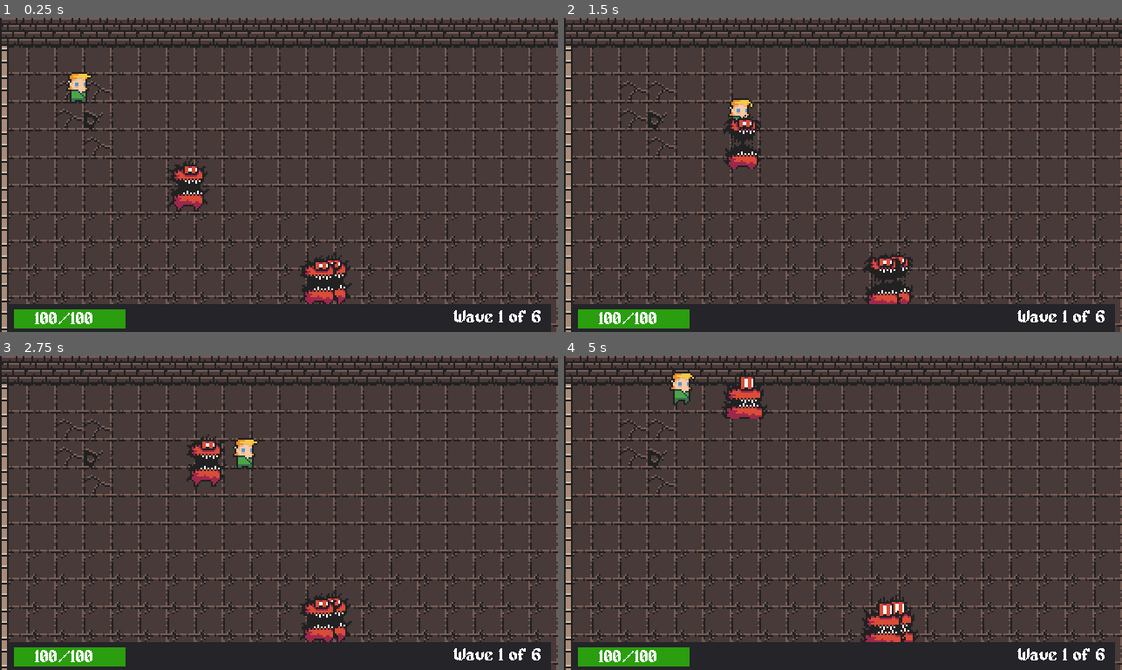
Above: before the commit, frames 1-4 (two rows, left to right).
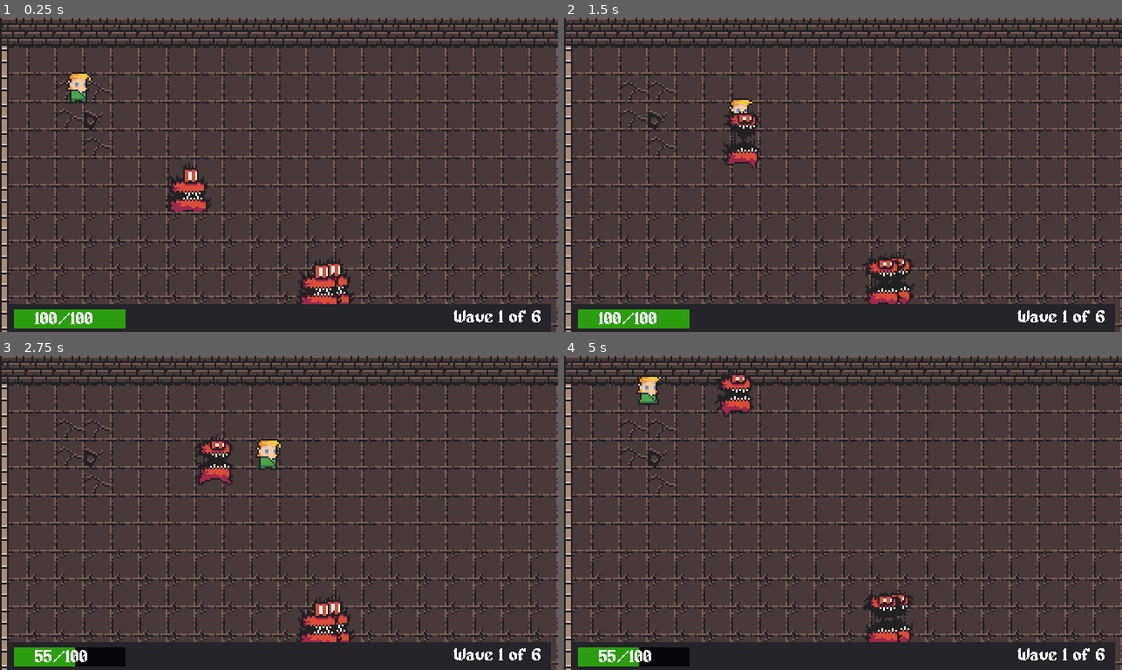
Above: after the commit, the same moments.

Repository: sandroscosta/uevora-dungeon-legacy
Game: Godot game, scene res://src/scenes/Game.tscn
The game is run twice, just before and just after one commit, with the same random seed, the same clock (stepped at 60 frames per second) and the same inputs.
Inputs:
- Up to frame 1 (0.25 s): no input
- Up to frame 2 (1.5 s): hold Right (ui_right) 0.53-1.28 s; hold Down (ui_down) from 1.28 s (still down)
- Up to frame 3 (2.75 s): release Down (ui_down) at 2.03 s; hold Right (ui_right) from 2.03 s (still down)
- Up to frame 4 (5 s): release Right (ui_right) at 2.78 s; hold Up (ui_up) 2.78-3.53 s; hold Left (ui_left) from 3.53 s (still down)

The runs differ from the first frame. In frame 1, 1.7% of the frame differs, in the area x 15-64%, y 17-92%; in frame 2, 1.1%; in frame 3, 3.0%; in frame 4, 3.1%, in the area x 6-64%, y 4-99%.

Commit message:
feat: add knife attack

Diff:
--- a/project.godot
+++ b/project.godot
@@ -62,6 +62,17 @@
 "svg/scale": 1.0
 }
 
+[input]
+
+ui_home={
+"deadzone": 0.5,
+"events": [  ]
+}
+ui_end={
+"deadzone": 0.5,
+"events": [  ]
+}
+
 [layer_names]
 
 2d_physics/layer_1="Environment"
--- a/src/scenes/EnemyBase.tscn
+++ b/src/scenes/EnemyBase.tscn
@@ -1,10 +1,14 @@
-[gd_scene load_steps=10 format=2]
+[gd_scene load_steps=14 format=2]
 
 [ext_resource path="res://assets/sprites/frames/big_demon_idle_anim_f0.png" type="Texture" id=1]
 [ext_resource path="res://assets/sprites/frames/big_demon_idle_anim_f1.png" type="Texture" id=2]
 [ext_resource path="res://assets/sprites/frames/big_demon_idle_anim_f2.png" type="Texture" id=3]
 [ext_resource path="res://assets/sprites/frames/big_demon_idle_anim_f3.png" type="Texture" id=4]
 [ext_resource path="res://src/scripts/EnemyBase.gd" type="Script" id=5]
+[ext_resource path="res://assets/sprites/frames/big_demon_run_anim_f2.png" type="Texture" id=6]
+[ext_resource path="res://assets/sprites/frames/big_demon_run_anim_f1.png" type="Texture" id=7]
+[ext_resource path="res://assets/sprites/frames/big_demon_run_anim_f0.png" type="Texture" id=8]
+[ext_resource path="res://assets/sprites/frames/big_demon_run_anim_f3.png" type="Texture" id=9]
 
 [sub_resource type="SpriteFrames" id=1]
 animations = [ {
@@ -12,10 +16,15 @@
 "loop": true,
 "name": "idle",
 "speed": 5.0
+}, {
+"frames": [ ExtResource( 8 ), ExtResource( 7 ), ExtResource( 6 ), ExtResource( 9 ) ],
+"loop": true,
+"name": "run",
+"speed": 5.0
 } ]
 
-[sub_resource type="CapsuleShape2D" id=2]
-height = 0.0
+[sub_resource type="RectangleShape2D" id=5]
+extents = Vector2( 12, 10.5 )
 
 [sub_resource type="ShaderMaterial" id=4]
 
@@ -30,19 +39,25 @@
 [node name="AnimatedSprite" type="AnimatedSprite" parent="."]
 frames = SubResource( 1 )
 animation = "idle"
-frame = 3
+frame = 2
 playing = true
 
 [node name="AttackCollision" type="CollisionShape2D" parent="."]
-position = Vector2( 0, 8 )
-shape = SubResource( 2 )
+position = Vector2( 0, 7.5 )
+shape = SubResource( 5 )
 
 [node name="ChaseArea" type="Area2D" parent="."]
 collision_mask = 2
+__meta__ = {
+"_edit_lock_": true
+}
 
 [node name="CollisionShape2D" type="CollisionShape2D" parent="ChaseArea"]
 modulate = Color( 0.188235, 0.176471, 0.411765, 1 )
 material = SubResource( 4 )
 shape = SubResource( 3 )
+__meta__ = {
+"_edit_lock_": true
+}
 
 [connection signal="body_entered" from="ChaseArea" to="." method="_on_ChaseArea_body_entered"]
--- a/src/scenes/Player.tscn
+++ b/src/scenes/Player.tscn
@@ -43,6 +43,7 @@
 [node name="AnimatedSprite" type="AnimatedSprite" parent="."]
 frames = SubResource( 2 )
 animation = "idle"
+frame = 2
 playing = true
 
 [node name="CollisionShape2D" type="CollisionShape2D" parent="."]
@@ -64,4 +65,7 @@
 position = Vector2( 0, 5 )
 shape = SubResource( 3 )
 
+[node name="Aim" type="Position2D" parent="."]
+position = Vector2( 0, 8 )
+
 [connection signal="body_entered" from="HurtBox" to="." method="_on_HurtBox_body_entered"]
--- /dev/null
+++ b/src/scenes/WeaponKnife.tscn
@@ -0,0 +1,67 @@
+[gd_scene load_steps=6 format=2]
+
+[ext_resource path="res://assets/sprites/frames/weapon_knife.png" type="Texture" id=1]
+[ext_resource path="res://src/scripts/WeaponKnife.gd" type="Script" id=2]
+
+[sub_resource type="CircleShape2D" id=1]
+radius = 6.0
+
+[sub_resource type="Animation" id=3]
+length = 0.001
+tracks/0/type = "value"
+tracks/0/path = NodePath("Sprite:texture")
+tracks/0/interp = 1
+tracks/0/loop_wrap = true
+tracks/0/imported = false
+tracks/0/enabled = true
+tracks/0/keys = {
+"times": PoolRealArray( 0 ),
+"transitions": PoolRealArray( 1 ),
+"update": 0,
+"values": [ ExtResource( 1 ) ]
+}
+tracks/1/type = "value"
+tracks/1/path = NodePath("Sprite:rotation_degrees")
+tracks/1/interp = 1
+tracks/1/loop_wrap = true
+tracks/1/imported = false
+tracks/1/enabled = true
+tracks/1/keys = {
+"times": PoolRealArray( 0 ),
+"transitions": PoolRealArray( 1 ),
+"update": 0,
+"values": [ 90.0 ]
+}
+
+[sub_resource type="Animation" id=2]
+resource_name = "throw"
+length = 0.8
+loop = true
+tracks/0/type = "value"
+tracks/0/path = NodePath("Sprite:rotation_degrees")
+tracks/0/interp = 1
+tracks/0/loop_wrap = true
+tracks/0/imported = false
+tracks/0/enabled = true
+tracks/0/keys = {
+"times": PoolRealArray( 0, 0.2, 0.4, 0.6, 0.8 ),
+"transitions": PoolRealArray( 1, 1, 1, 1, 1 ),
+"update": 0,
+"values": [ 90.0, 180.0, 270.0, 360.0, 450.0 ]
+}
+
+[node name="WeaponKnife" type="Area2D"]
+script = ExtResource( 2 )
+
+[node name="Sprite" type="Sprite" parent="."]
+rotation = 1.5708
+texture = ExtResource( 1 )
+
+[node name="CollisionShape2D" type="CollisionShape2D" parent="."]
+shape = SubResource( 1 )
+
+[node name="AnimationPlayer" type="AnimationPlayer" parent="."]
+anims/RESET = SubResource( 3 )
+anims/throw = SubResource( 2 )
+
+[connection signal="body_entered" from="." to="." method="_on_WeaponKnife_body_entered"]
--- a/src/scripts/EnemyBase.gd
+++ b/src/scripts/EnemyBase.gd
@@ -6,16 +6,19 @@
 var chase : bool = false
 
 onready var player = get_tree().get_nodes_in_group("player")[0]
+onready var animationSprite = get_node("AnimatedSprite")
 
 func _physics_process(_delta):
 	if chase:
 		var direction = (player.position - position).normalized()
 		move_and_slide(direction * speed)
 
+	check_death()
 
 func _on_ChaseArea_body_entered(body):
 	if body == player:
 		chase = true
+		animationSprite.animation = "run"
 
 func handle_hit(damage):
 	# body.has_method("handle_hit")
@@ -23,3 +26,8 @@
 
 func deal_damage():
 	return damage
+
+func check_death():
+	if health_points <= 0:
+		GameState.enemies_killed += 1
+		queue_free()
--- a/src/scripts/Player.gd
+++ b/src/scripts/Player.gd
@@ -4,6 +4,7 @@
 export(int) var SPEED = 75
 var velocity: Vector2 = Vector2.ZERO
 var player_scale: Vector2 = Vector2.ZERO
+
 
 func _ready():
 	player_scale = GameState.proportions["regular"]
@@ -19,14 +20,12 @@
 	get_input()
 	velocity = move_and_slide(velocity)
 	die()
-	print(GameState.player_hp)
 
 func die():
 	if GameState.player_hp <= 0:
 		print("DEAD")
 
 
-
 func _on_HurtBox_body_entered(body):
 	if body.is_in_group("enemies"):
 		if body.has_method("deal_damage"):
--- a/src/scripts/PlayerHealthBar.gd
+++ b/src/scripts/PlayerHealthBar.gd
@@ -5,4 +5,11 @@
 func _ready():
 	self.max_value = GameState.get_max_hp()
 	self.value = GameState.player_hp
+	_update_label()
+
+func _process(_delta):
+	_update_label()
+	value = GameState.player_hp
+
+func _update_label():
 	LabelText.text = str(GameState.player_hp) + "/" + str(GameState.get_max_hp())
--- /dev/null
+++ b/src/scripts/WeaponKnife.gd
@@ -0,0 +1,17 @@
+extends Area2D
+
+
+export (int) var speed: int = 100
+export (int) var damage: int = 5
+var hit: bool = false
+
+onready var animation = get_node("AnimationPlayer")
+
+func _ready():
+	animation.play("throw")
+
+
+func _on_WeaponKnife_body_entered(body):
+	if body.is_in_group("enemies"):
+		if body.has_method("handle_hit"):
+			body.handle_hit(damage)
